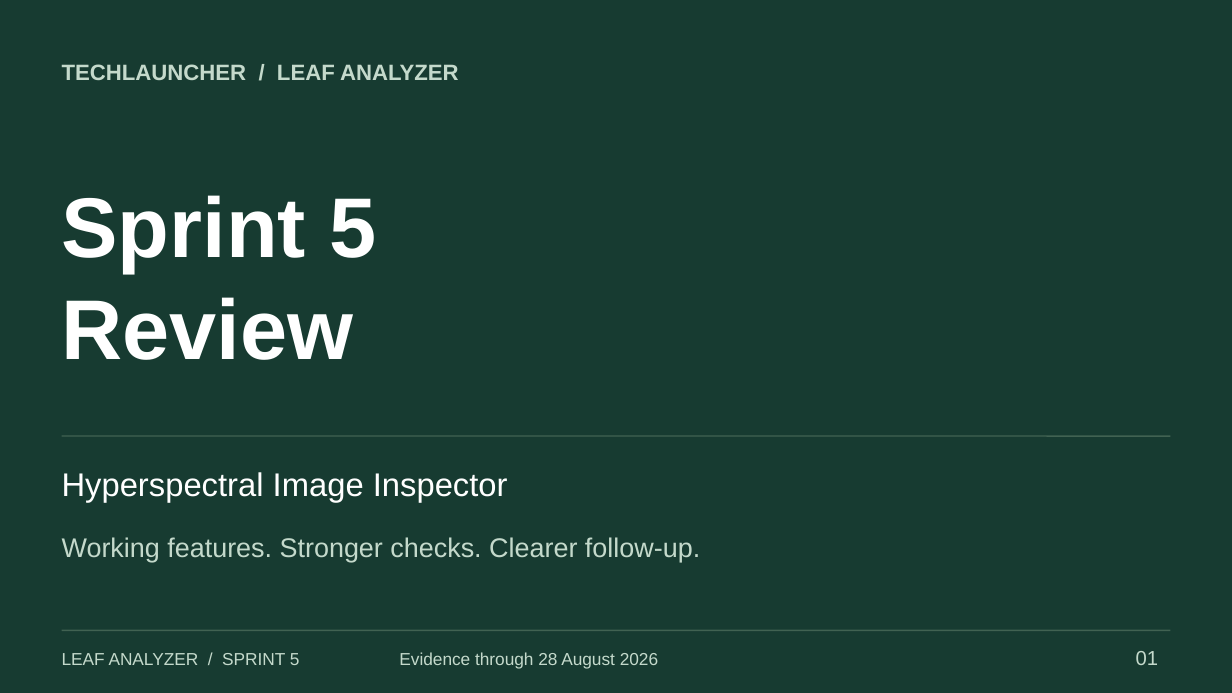
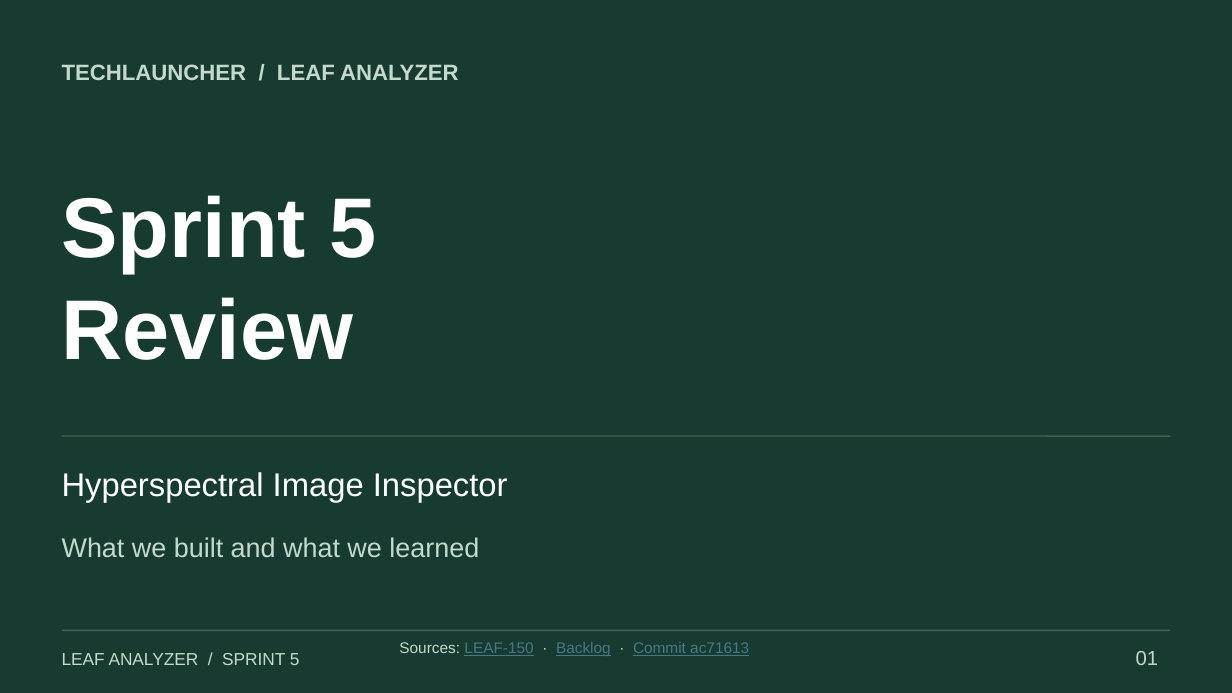
Before and after one commit to Techlauncher-LeafAnalyzer/Hyperspectral-Image-Inspector, a slide deck: slide 1 of docs/presentations/Sprint-5-Review.pptx. Drawn at 1232x693 pixels with LibreOffice and Linux fonts; fonts in the diff are those of the drawing. Boxes give left, top, right and bottom in pixels: in the first picture for what was removed or moved away, otherwise in the second. Text is boxed around its words. In the diff, an @@ line names an element or a change of style, - is before the commit and + after.

Commit message:
docs: simplify sprint review and add linked visual evidence

```diff
--- a/docs/presentations/Sprint-5-Review.pptx
+++ b/docs/presentations/Sprint-5-Review.pptx
@@ text at box(62, 537, 479, 558): text changed @@
-Working features. Stronger checks. Clearer follow-up.
+What we built and what we learned
@@ text at box(399, 642, 749, 656): text changed; size 13.5 to 12 pt; text colour #C4D9CB to #467886 @@
-Evidence through 28 August 2026
+Sources: LEAF-150 · Backlog · Commit ac71613
```
Also in this commit, not shown: 10 other slides changed, 3 slides added, 3 slides removed, 1 other file.
